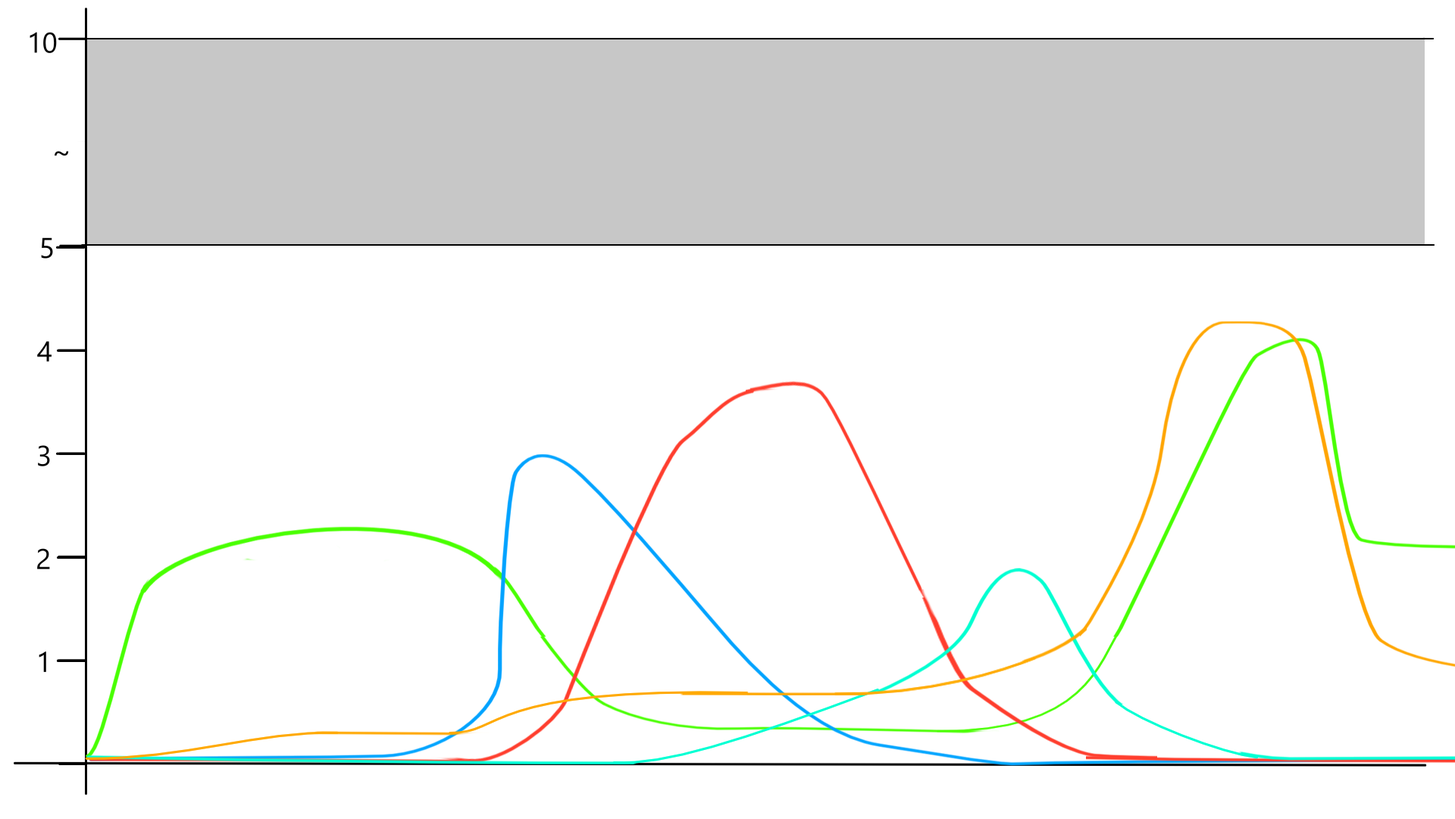
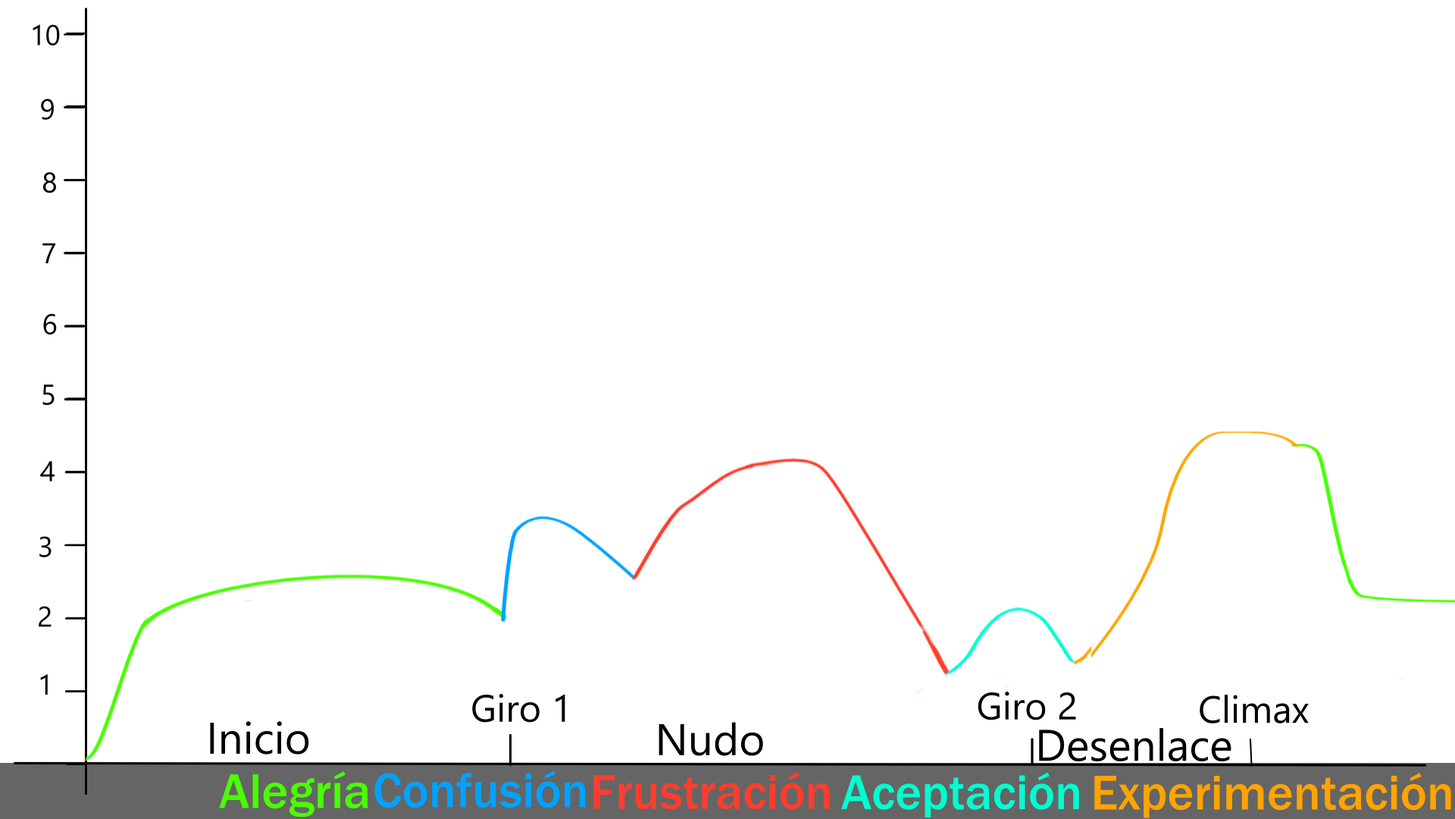
Layer changes from the first 1455 × 819 image to the second:
added layer "Visible" above "Capa vectorial 2" over [0, 24, 1455, 819]
showed group "Agrupar 18" (2 layers) over [485, 727, 1068, 819]
painted on "Capa de pintura 15" over [485, 727, 1068, 819]
hid group "Group 6" (10 layers) over [0, 313, 1455, 819]
painted on "Capa de pintura 14" over [0, 313, 1455, 819]
painted on "Capa de pintura 13" over [48, 533, 1455, 819]
painted on "Capa de pintura 12" over [48, 339, 1455, 777]
painted on "Capa de pintura 11" over [48, 436, 1455, 777]
painted on "Capa de pintura 10" over [48, 313, 1455, 819]
removed layer "Capa de pintura 17" from group "Agrupar 16" over [48, 24, 1435, 262]
painted on "Capa de pintura 17 (pegado)" (1st of 18, in "Agrupar 16") over [37, 64, 292, 405]
painted on "Capa de pintura 17 (pegado)" (2nd of 18, in "Agrupar 16") over [37, 169, 194, 482]
painted on "Capa de pintura 17 (pegado)" (3rd of 18, in "Agrupar 16") over [37, 313, 195, 564]
painted on "Capa de pintura 17 (pegado)" (4th of 18, in "Agrupar 16") over [37, 384, 194, 667]
painted on "Capa de pintura 17 (pegado)" (5th of 18, in "Agrupar 16") over [0, 582, 195, 819]
painted on "Capa de pintura 17 (pegado)" (6th of 18, in "Agrupar 16") over [0, 444, 195, 819]
added group "Copia de Agrupar 16" (1st of 2, in "Agrupar 16") with 7 layers in group "Agrupar 16" over [46, 24, 97, 405]
moved "Capa de pintura 17 (pegado)" (7th of 18, in "Agrupar 16" › "Copia de Agrupar 16") into group "Copia de Agrupar 16", painted on it over [29, 24, 1435, 349]
added group "Copia de Agrupar 16" (2nd of 2, in "Agrupar 16") with 7 layers in group "Agrupar 16" over [46, 24, 97, 482]
painted on "Paint Layer 8" (3rd of 3, in "Agrupar 16") over [0, 341, 292, 777]
painted on "Paint Layer 1" over [0, 24, 1455, 819]
added layer "Capa de pintura 19" above "Background" over [0, 24, 1455, 819]
…and 13 more changes (13 added)
